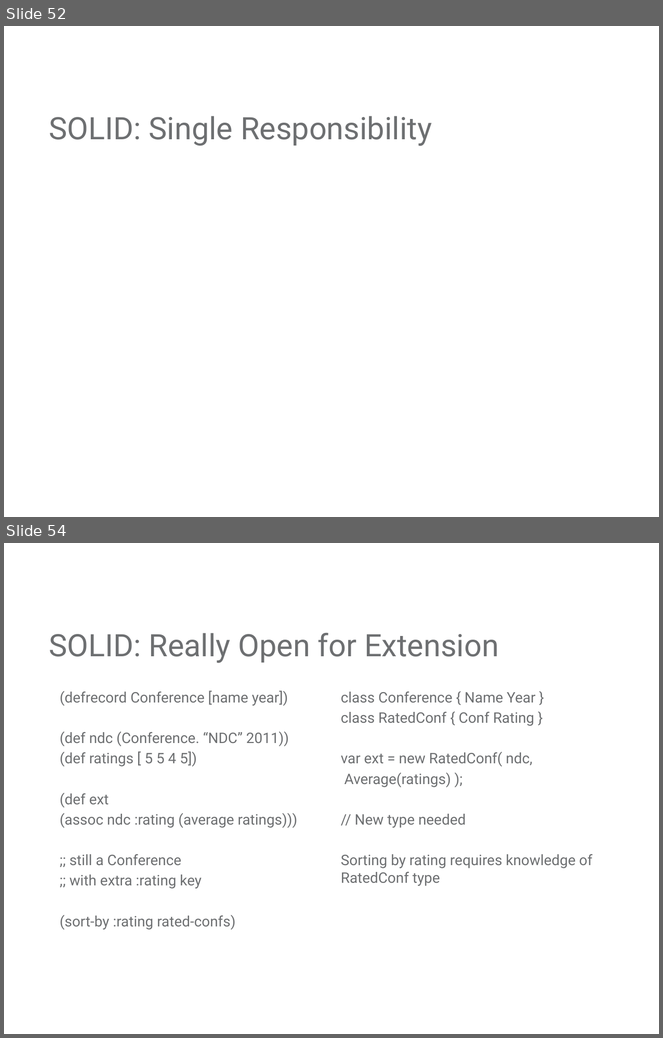
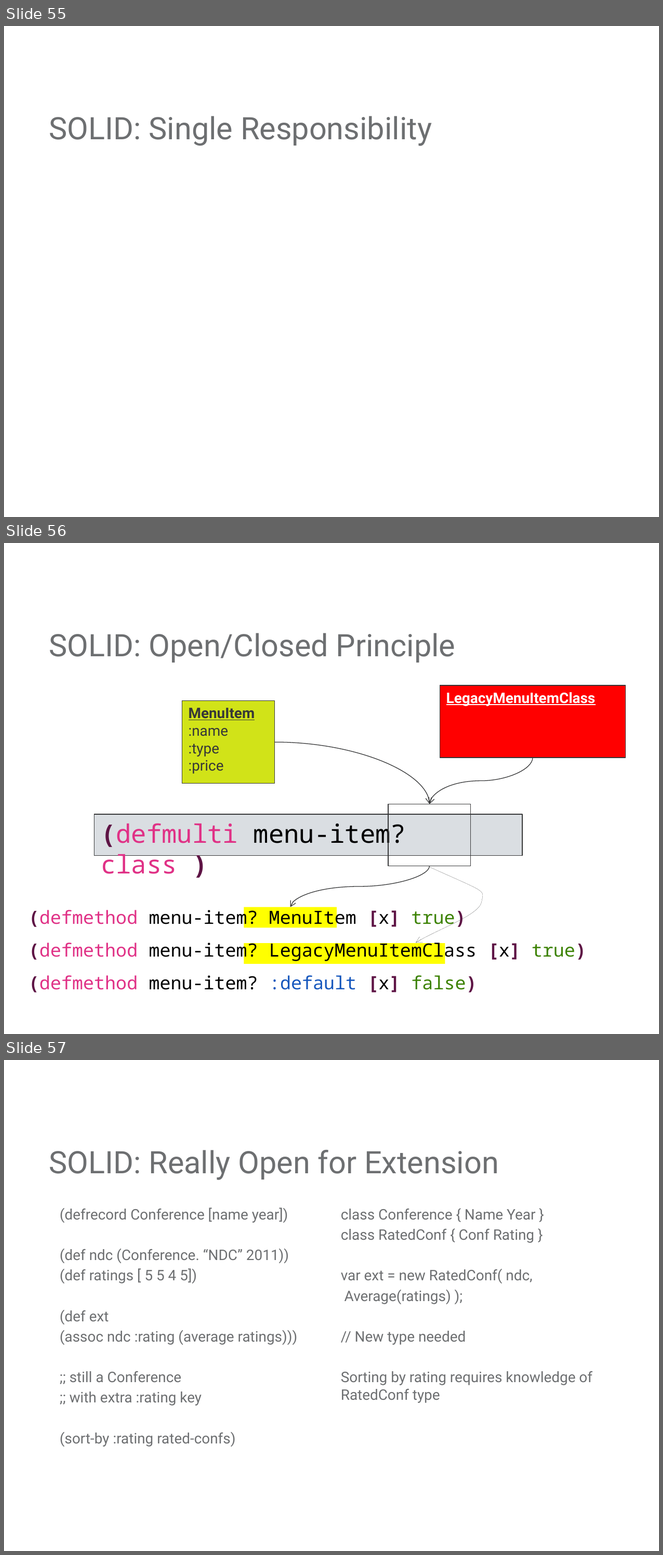
Before and after one commit to mjul/top-10-clojure-ndc-2011, a slide deck: Top Things to Learn From Clojure.pptx. Shown one above the other, each under a label of ours: slides 52 and 54 before the commit, slides 55, 56 and 57 after it; the slides between them are not shown. The pictures are 663x1038 and 663x1555 pixels, drawn with LibreOffice and Linux fonts; fonts in the diff are those of the drawing; background and template pictures are left out. Boxes give left, top, right and bottom in pixels: in the first picture for what was removed or moved away, otherwise in the second. Text is boxed around its words. In the diff, an @@ line names an element or a change of style, - is before the commit and + after.

```diff
--- a/Top Things to Learn From Clojure.pptx
+++ b/Top Things to Learn From Clojure.pptx
@@ slide 56 added at (x1=4, y1=543, x2=659, y2=1034), background #FFFFFF @@
@@ title added at (x1=49, y1=633, x2=456, y2=663), 34 pt, text #6D6F71 @@
+SOLID: Open/Closed Principle
@@ rectangle added at (x1=440, y1=686, x2=625, y2=758), fill #FF0000, outline #363738 0.75 pt, 16 pt, text #FFFFFF, bold, underline @@
+LegacyMenuItemClass
@@ rectangle added at (x1=182, y1=701, x2=275, y2=783), fill #D1E318, outline #363738 0.75 pt, 16 pt, text #363738 @@
+MenuItem
+:name
+:type
+:price
@@ curved arrow added from (274, 742) to (430, 805), #363738 0.75 pt @@
@@ curved arrow added from (533, 758) to (430, 805), #363738 0.75 pt @@
@@ rectangle added at (x1=389, y1=805, x2=471, y2=866), outline #363738 0.75 pt @@
@@ rectangle added at (x1=94, y1=814, x2=523, y2=856), fill #DADEE2, outline #363738 0.75 pt, 28 pt, text #E03186 @@
+(defmulti menu-item? class )
@@ curved arrow added from (430, 866) to (291, 908), #363738 0.75 pt @@
@@ freeform shape added at (x1=416, y1=867, x2=483, y2=943), outline #363738 0.75 pt @@
@@ text added at (x1=28, y1=907, x2=586, y2=993), 20 pt, text #000000 @@
+(defmethod menu-item? MenuItem [x] true)
+(defmethod menu-item? LegacyMenuItemClass [x] true)
+(defmethod menu-item? :default [x] false)
@@ rectangle added at (x1=244, y1=908, x2=337, y2=928), fill #FFFF00 @@
@@ rectangle added at (x1=244, y1=943, x2=445, y2=964), fill #FFFF00 @@
@@ what was slide 52 is now slide 55 @@
@@ what was slide 54 is now slide 57 @@
```
Also in this commit, not shown: 6 slides changed, 4 other slides added, 2 slides removed, 3 other files.
